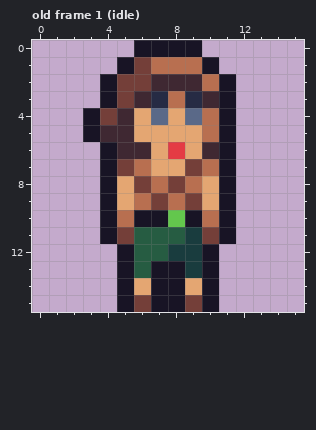
A pixel-art file gets an edit: assets/ase/hero.aseprite. Above is the file before it was changed.
16x16 pixels, 5 frames. Shown: old frame 1 (idle). The commit also changed other frames, which this record leaves out.
And afterwards:
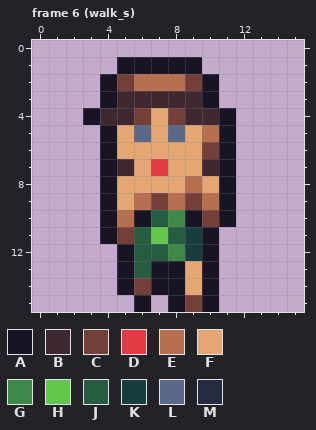
Palette (. is transparent): A #181425  B #3f2832  C #743f39  D #e43b44  E #b86f50  F #e4a672  G #3e8948  H #63c74d  J #265c42  K #193c3e  L #5a6988  M #262b44
A new or re-ordered frame is compared with the old frame closest to it.
The edit:
frames 5 -> 9
--- frame 6 (walk_s) is new; against old frame 1 (idle)
@@ x 0..15 @@
- 0 ......AAAA......
- 1 .....ACEEEA.....
- 2 ....ACCBBBEA....
- 3 ....ACBMEMBA....
- 4 ...ACBFLFLEA....
- 5 ...ABBFFFFEA....
- 6 ....ABBFDFBA....
- 7 ....ACEFFCEA....
- 8 ....AFCECEFA....
- 9 ....AFECECFA....
-10 ....AEAAHAEA....
-11 ....ACJJJKCA....
-12 .....AJJKKA.....
-13 .....AJAAKA.....
-14 .....AFAAFA.....
-15 .....ACAACA.....
+ 0 ................
+ 1 .....AAAAA......
+ 2 ....ACEEECA.....
+ 3 ....ABBBBBA.....
+ 4 ...ABBCFCBBA....
+ 5 ....AFLFLFEA....
+ 6 ....AFFFFFCA....
+ 7 ....ABFDFFBA....
+ 8 ....AFFFFEFA....
+ 9 ....AFECECEA....
+10 ....AEAJGACA....
+11 ....ACJHJKA.....
+12 .....AJJGKA.....
+13 .....AJAAFA.....
+14 .....ACAAFA.....
+15 ......A.ACA.....
Changed places in both pictures, as pixel boxes (x1, y1, x2, y2):
changed: (83, 40, 236, 312)
